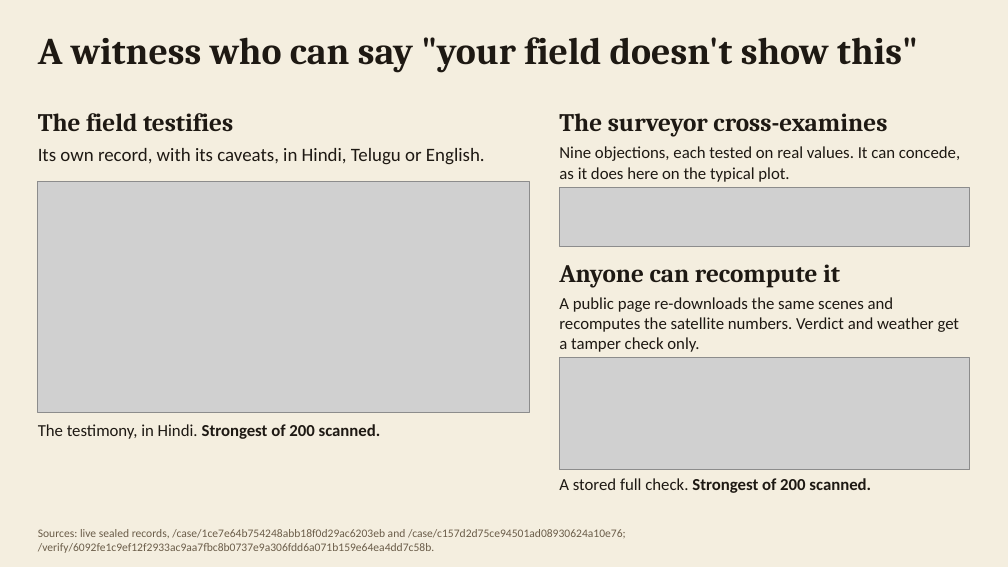
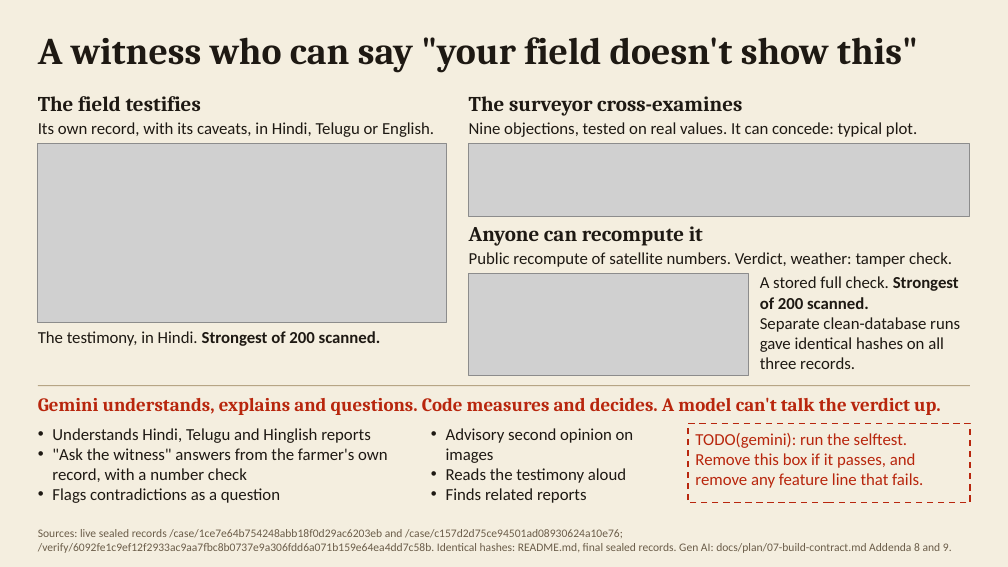
Before and after one commit to AnirudhSinghRajora/Forge, a slide deck: slide 3 of docs/submission/FasalSaakshi-deck.pptx. Drawn at 1008x567 pixels with LibreOffice and Linux fonts; fonts in the diff are those of the drawing; grey boxes stand for pictures. Boxes give left, top, right and bottom in pixels: in the first picture for what was removed or moved away, otherwise in the second. Text is boxed around its words. In the diff, an @@ line names an element or a change of style, - is before the commit and + after.

Commit message:
Update docs, README.md

```diff
--- a/docs/submission/FasalSaakshi-deck.pptx
+++ b/docs/submission/FasalSaakshi-deck.pptx
@@ text "The field testifies": place and size @@
-text "The field testifies" at [38,113,233,131]
+text "The field testifies" at [38,96,201,111]
@@ text "Its own record, with its ...": place and size @@
-text "Its own record, with its ..." at [38,148,485,165]
+text "Its own record, with its ..." at [38,122,434,137]
@@ text "Its own record, with its ..." at [38,122,434,137]: size 18 to 16 pt @@
@@ text "The surveyor cross-examines": place and size @@
-text "The surveyor cross-examines" at [559,113,887,137]
+text "The surveyor cross-examines" at [469,96,742,116]
@@ picture: place and size @@
-picture at [38,181,529,413]
+picture at [38,144,446,322]
@@ text at [469,122,917,137]: text changed @@
-Nine objections, each tested on real values. It can concede, as it does here on the typical plot.
+Nine objections, tested on real values. It can concede: typical plot.
@@ picture: place and size @@
-picture at [560,188,970,247]
+picture at [469,144,970,216]
@@ size 24 to 20 pt in 3 elements at [38,96,201,111], [469,96,742,116], [469,226,703,246] @@
@@ text "Anyone can recompute it": place and size @@
-text "Anyone can recompute it" at [559,264,840,288]
+text "Anyone can recompute it" at [469,226,703,246]
@@ text at [469,252,952,267]: text changed @@
-A public page re-downloads the same scenes and recomputes the satellite numbers. Verdict and weather get a tamper check only.
+Public recompute of satellite numbers. Verdict, weather: tamper check.
@@ picture added at [469,274,749,376] @@
@@ text "A stored full check. Strongest ...": place and size @@
-text "A stored full check. Strongest ..." at [559,478,871,493]
+text "A stored full check. Strongest ..." at [760,276,960,369]
@@ text "The testimony, in Hindi. Strongest ...": place and size @@
-text "The testimony, in Hindi. Strongest ..." at [38,424,381,439]
+text "The testimony, in Hindi. Strongest ..." at [38,331,381,346]
@@ text at [760,317,960,369]: paragraph added @@
+Separate clean-database runs gave identical hashes on all three records.
@@ picture removed at [560,358,970,470] @@
@@ line added from (38, 386) to (970, 386), #B6A585 1 pt @@
@@ text added at [38,397,940,415], 18 pt, text #B8260D, bold @@
+Gemini understands, explains and questions. Code measures and decides. A model can't talk the verdict up.
@@ text added at [52,428,388,503], 16 pt, text #1E1913 @@
+• Understands Hindi, Telugu and Hinglish reports
+• "Ask the witness" answers from the farmer's own record, with a number check
+• Flags contradictions as a question
@@ text added at [446,428,634,503], 16 pt, text #1E1913 @@
+• Advisory second opinion on images
+• Reads the testimony aloud
+• Finds related reports
@@ rectangle added at [688,423,970,503], outline #B8260D 1.5 pt dashed @@
@@ text added at [695,433,923,488], 16 pt, text #B8260D @@
+TODO(gemini): run the selftest. Remove this box if it passes, and remove any feature line that fails.
@@ text at [38,529,952,553]: text changed @@
-Sources: live sealed records, /case/1ce7e64b754248abb18f0d29ac6203eb and /case/c157d2d75ce94501ad08930624a10e76; /verify/6092fe1c9ef12f2933ac9aa7fbc8b0737e9a306fdd6a071b159e64ea4dd7c58b.
+Sources: live sealed records /case/1ce7e64b754248abb18f0d29ac6203eb and /case/c157d2d75ce94501ad08930624a10e76; /verify/6092fe1c9ef12f2933ac9aa7fbc8b0737e9a306fdd6a071b159e64ea4dd7c58b. Identical hashes: README.md, final sealed records. Gen AI: docs/plan/07-build-contract.md Addenda 8 and 9.
```
Also in this commit, not shown: 3 other slides changed, 6 other files.
